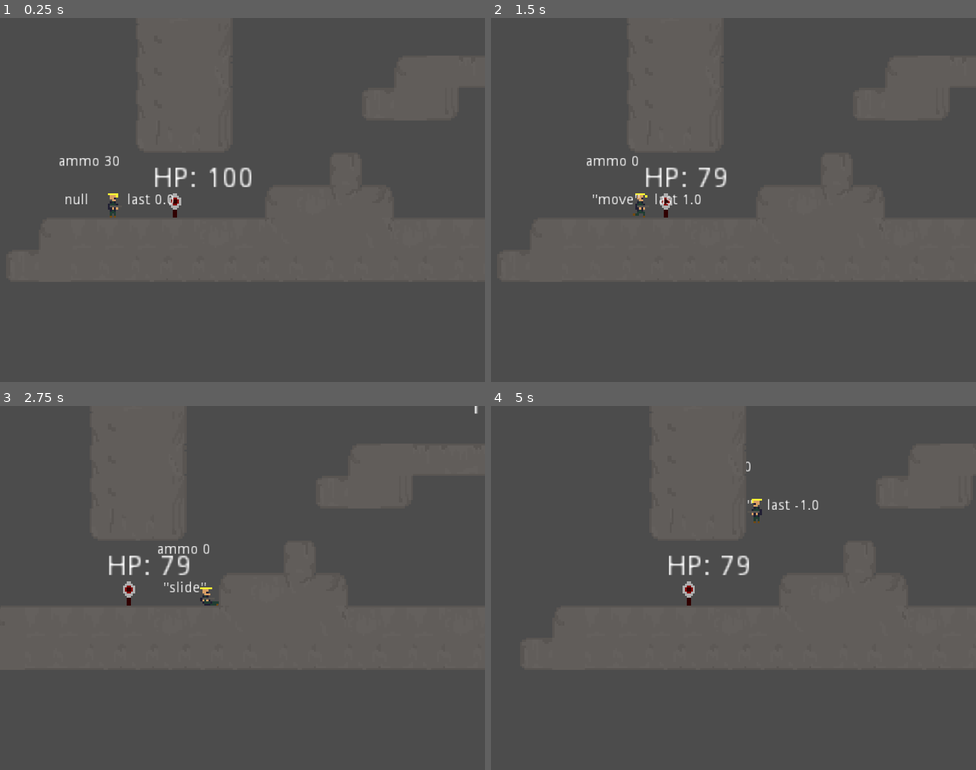
Above: before the commit, frames 1-4 (two rows, left to right).
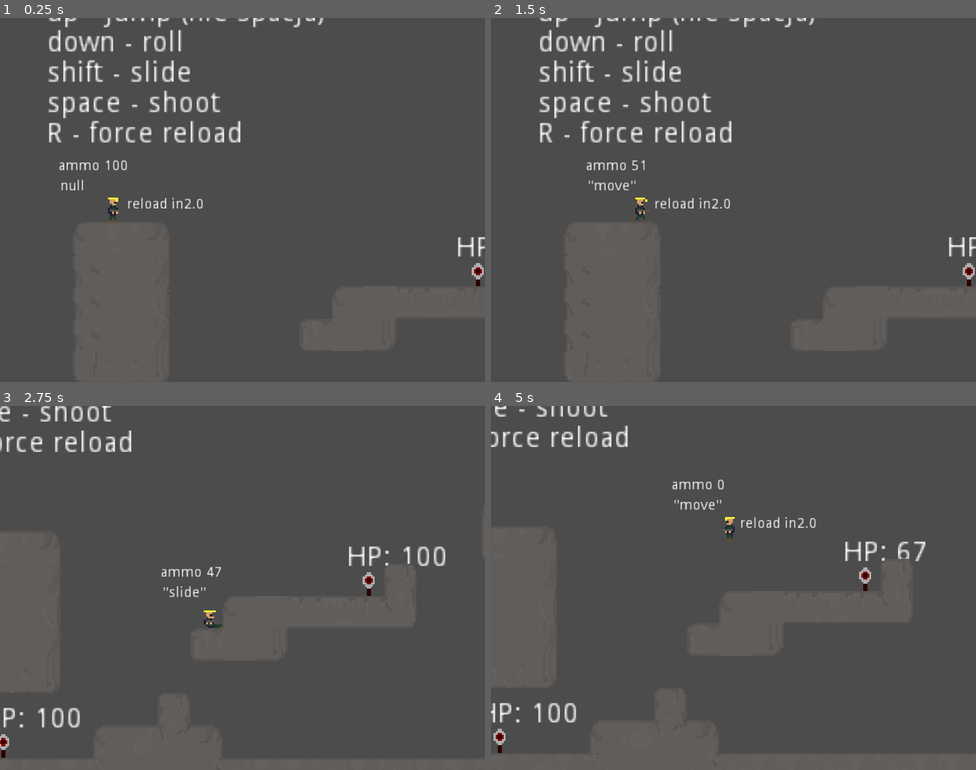
Above: after the commit, the same moments.

Repository: raczynskid/PixelSoldier
Game: Godot game, scene res://World.tscn
Same seed, same stepped clock (60 frames per second), same inputs: the game is played once before the commit and once after it.
Inputs:
- Up to frame 1 (0.25 s): no input
- Up to frame 2 (1.5 s): tap Enter at 0.5 s; hold Space (fire) 0.53-1.28 s; hold Right (ui_right) from 0.53 s (still down); tap Up (ui_up) at 0.77 s; tap Space (fire) at 1.35 s
- Up to frame 3 (2.75 s): tap Up (ui_up) at 1.52 s; release Right (ui_right) at 2.03 s; hold Left (ui_left) from 2.03 s (still down); hold Shift (slide) from 2.03 s (still down); tap Space (fire) at 2.3 s
- Up to frame 4 (5 s): release Left (ui_left) at 2.78 s; release Shift (slide) at 2.78 s; hold Right (ui_right) 2.78-4.28 s; tap Space (fire) at 2.85, 4.55 s; tap Up (ui_up) at 3.02, 3.77, 4.52 s; hold Space (fire) 3.53-4.28 s; tap R (reload, bound only after the commit) at 4.15 s; hold Left (ui_left) from 4.28 s (still down); tap Shift (slide) at 4.35 s

The runs differ from the first frame. In frame 1, 4.4% of the frame differs, in the area x 9-100%, y 0-74%; in frame 2, 4.3%; in frame 3, 2.9%; in frame 4, 2.9%.

Commit message:
#23 stationary reload, #23 forced reload, new build

Diff:
--- a/Characters/Player.gd
+++ b/Characters/Player.gd
@@ -7,6 +7,8 @@
 var fire : float
 var roll : float
 var slide : float
+var force_reload : float
+var reload : bool
 var roll_enabled = true
 var can_shoot = true
 var ammo = Globals.RIFLE_MAX_AMMO
@@ -15,11 +17,12 @@
 var velocity = Vector2.ZERO
 var input_vector = Vector2.ZERO
 var last_vector = Vector2.ZERO
-var air_acceleration = Globals.ACCELERATION / 12
+var air_acceleration = float(Globals.ACCELERATION) / 12
 
 # load timers
 onready var roll_cooldown = Cooldown.new(3)
 onready var beam_cooldown = Cooldown.new(0.1)
+onready var reload_cooldown = Cooldown.new(2)
 
 # load animation nodes
 onready var animationPlayer = get_node("AnimationPlayer")
@@ -33,6 +36,7 @@
 	animationTree.active = true
 	velocity = Vector2(0,0)
 	roll_cooldown.max_time = 0.3
+	reload_cooldown.reset()
 
 func _physics_process(delta):
 
@@ -47,6 +51,8 @@
 	# call methods based on state machine
 	if current_state == "shoot":
 		velocity = shoot(input_vector, delta)
+	elif current_state == "reload":
+		velocity = reload_rifle(input_vector, delta)
 	elif current_state == "roll":
 		velocity = roll_state(velocity)
 	elif current_state == "slide":
@@ -84,7 +90,7 @@
 
 	# debug labels
 	get_node("Label").text = "ammo " + var2str(ammo)
-	get_node("Label2").text = "last " + var2str(last_vector.x)
+	get_node("Label2").text = "reload in" + var2str(stepify(reload_cooldown.time, 0.01))
 	get_node("Label3").text = var2str(current_state)
 
 
@@ -105,9 +111,27 @@
 	fire = Input.get_action_strength("fire")
 	roll = Input.get_action_strength("ui_down")
 	slide = Input.get_action_strength("slide")
+	force_reload = Input.is_action_just_pressed("reload")
+
+	# force reload state on input
+	if force_reload:
+		ammo = 0
+
+	# check for contextual states
+	reload = (ammo <= 0) and (velocity.x == 0)
+
+	if reload:
+		# if player is currently reloading, set animation to idle
+		animationTree.set("parameters/Idle/blend_position", last_vector.x)
+		animationState.travel('Idle')
+		beam.get_node("End/Ricochet").emitting = false
+		return "reload"
+	elif (ammo <= 0) and (input_vector == Vector2.ZERO):
+		# if player moves when reloading reset timer
+		reload_cooldown.reset()
 
 	# if input pressed
-	if fire:
+	if fire and ammo > 0:
 		# check if shooting enabled
 		if can_shoot:
 			# if first shot, set animation according to last known movement direction
@@ -207,9 +231,9 @@
 	# roll from idle
 	if vector.x == 0:
 		if last_vector.x > 0:
-			vector.x = Globals.MAX_SPEED / 2
+			vector.x = float(Globals.MAX_SPEED) / 2
 		if last_vector.x < 0:
-			vector.x = -(Globals.MAX_SPEED / 2)
+			vector.x = -(float(Globals.MAX_SPEED) / 2)
 
 	# roll from movement
 	else:
@@ -276,13 +300,14 @@
 
 	return vector
 
-func shoot(vector, delta):
+func shoot(vector, _delta):
 	# vector : input_vector
 	# return : Vector2
 
 	# base shoot state, animation is already initialized from get_movement_inputs()
 	current_state = "shoot"
 
+	# only shoot if player has ammo
 	if ammo > 0:
 
 		# start emitting ricochet particles
@@ -304,6 +329,7 @@
 				beam.get_node("Beam").visible = true
 				beam_cooldown.reset()
 
+		# decrease ammo count on shot
 		ammo -= 1
 
 	else:
@@ -311,3 +337,35 @@
 		beam.get_node("End/Ricochet").emitting = false
 
 	return shed_speed(velocity)
+
+func reload_rifle(vector, delta):
+	# vector : input_vector
+	# return : Vector2
+
+	# reload handling
+	# reloading only happens when stationary
+
+	# stay in reload state
+	current_state = "reload"
+
+	# check if reloaded
+	if reload_cooldown.is_ready():
+
+		# reset ammo count
+		ammo = Globals.RIFLE_MAX_AMMO
+
+		# reset timer
+		reload_cooldown.reset()
+
+		# exit reload state
+		current_state = "idle"
+
+	else:
+		# if not tick timer down
+		reload_cooldown.tick(delta)
+
+	# allow movement to break state
+	if input_vector != Vector2.ZERO:
+		velocity = movement_state(vector)
+
+	return velocity
--- a/Globals.gd
+++ b/Globals.gd
@@ -13,4 +13,4 @@
 const UP = Vector2(0, -1)
 
 # weapon settings
-const RIFLE_MAX_AMMO = 30
+const RIFLE_MAX_AMMO = 100
--- a/World.tscn
+++ b/World.tscn
@@ -14,7 +14,7 @@
 [node name="Level" type="Node" parent="."]
 
 [node name="Player" parent="Level" instance=ExtResource( 2 )]
-position = Vector2( 229.751, 343.08 )
+position = Vector2( 260.74, 228.923 )
 
 [node name="AnimationTree" parent="Level/Player" index="0"]
 process_mode = 0
@@ -45,10 +45,10 @@
 }
 
 [node name="Label3" type="Label" parent="Level/Player"]
-margin_left = -24.6915
-margin_top = -11.9451
-margin_right = 15.3085
-margin_bottom = 2.05495
+margin_left = -27.1664
+margin_top = -20.5188
+margin_right = 12.8336
+margin_bottom = -6.51875
 rect_scale = Vector2( 0.5, 0.5 )
 __meta__ = {
 "_edit_use_anchors_": false
@@ -60,15 +60,16 @@
 tile_data = PoolIntArray( 65576, 0, 0, 65577, 0, 131076, 65578, 0, 2, 131106, 0, 0, 131107, 0, 1, 131108, 0, 1, 131109, …(9130 unchanged characters)…
 
 [node name="RichTextLabel" type="RichTextLabel" parent="Level"]
-margin_left = 436.339
-margin_top = 405.429
-margin_right = 648.339
-margin_bottom = 487.429
+margin_left = 227.0
+margin_top = 115.0
+margin_right = 439.0
+margin_bottom = 207.0
 text = "left/right arrow -move
 up - jump (nie spacja)
 down - roll
 shift - slide
-space - shoot"
+space - shoot
+R - force reload"
 __meta__ = {
 "_edit_use_anchors_": false
 }
--- a/project.godot
+++ b/project.godot
@@ -48,6 +48,11 @@
 "events": [ Object(InputEventKey,"resource_local_to_scene":false,"resource_name":"","device":0,"alt":false,"shift":false,"control":false,"meta":false,"command":false,"pressed":false,"scancode":16777237,"unicode":0,"echo":false,"script":null)
  ]
 }
+reload={
+"deadzone": 0.5,
+"events": [ Object(InputEventKey,"resource_local_to_scene":false,"resource_name":"","device":0,"alt":false,"shift":false,"control":false,"meta":false,"command":false,"pressed":false,"scancode":82,"unicode":0,"echo":false,"script":null)
+ ]
+}
 
 [rendering]
 
Not shown, changed: Run.pck
